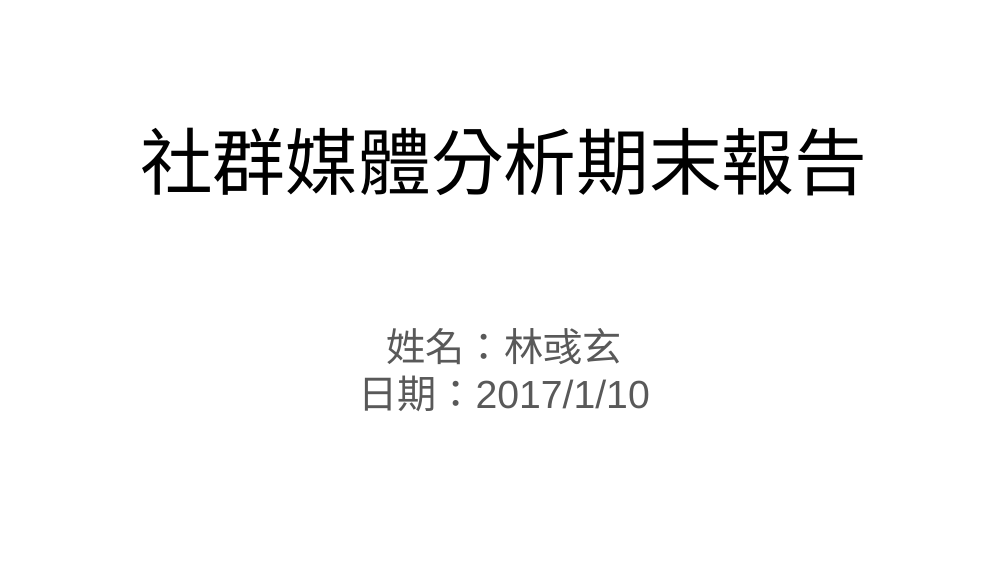
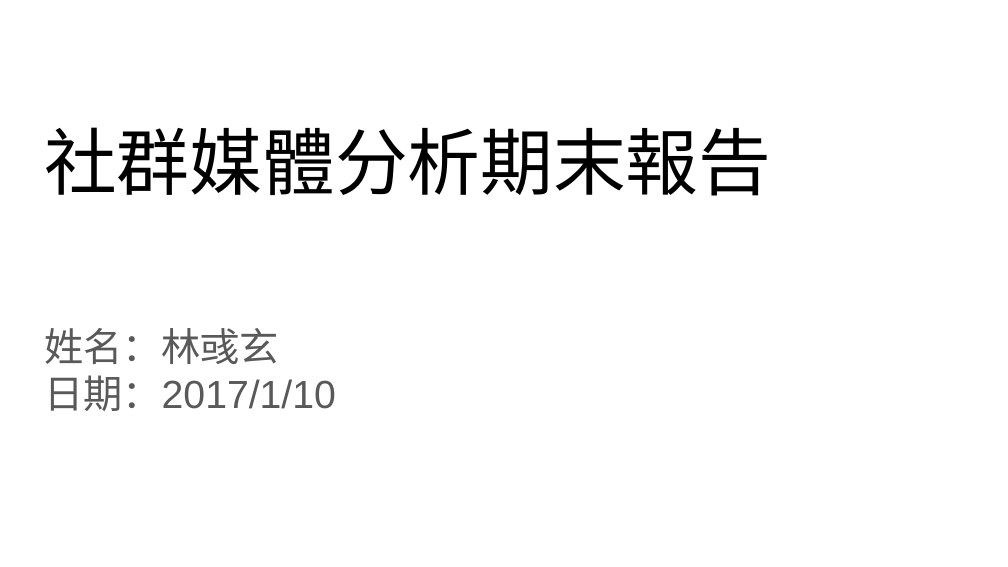
Before and after one commit to leadwort15027/SocialMedia_Final, a slide deck: slide 1 of Final_Project.pptx. Drawn at 1008x567 pixels with LibreOffice and Linux fonts; fonts in the diff are those of the drawing. Boxes give left, top, right and bottom in pixels: in the first picture for what was removed or moved away, otherwise in the second. Text is boxed around its words. In the diff, an @@ line names an element or a change of style, - is before the commit and + after.

```diff
--- a/Final_Project.pptx
+++ b/Final_Project.pptx
@@ text "社群媒體分析期末報告" at box(44, 127, 771, 196): alignment centre to left @@
@@ text "姓名：林彧玄" at box(44, 328, 336, 411): alignment centre to left @@
```
Also in this commit, not shown: 6 other slides changed, 3 slides added, 1 slide removed, 2 other files.
